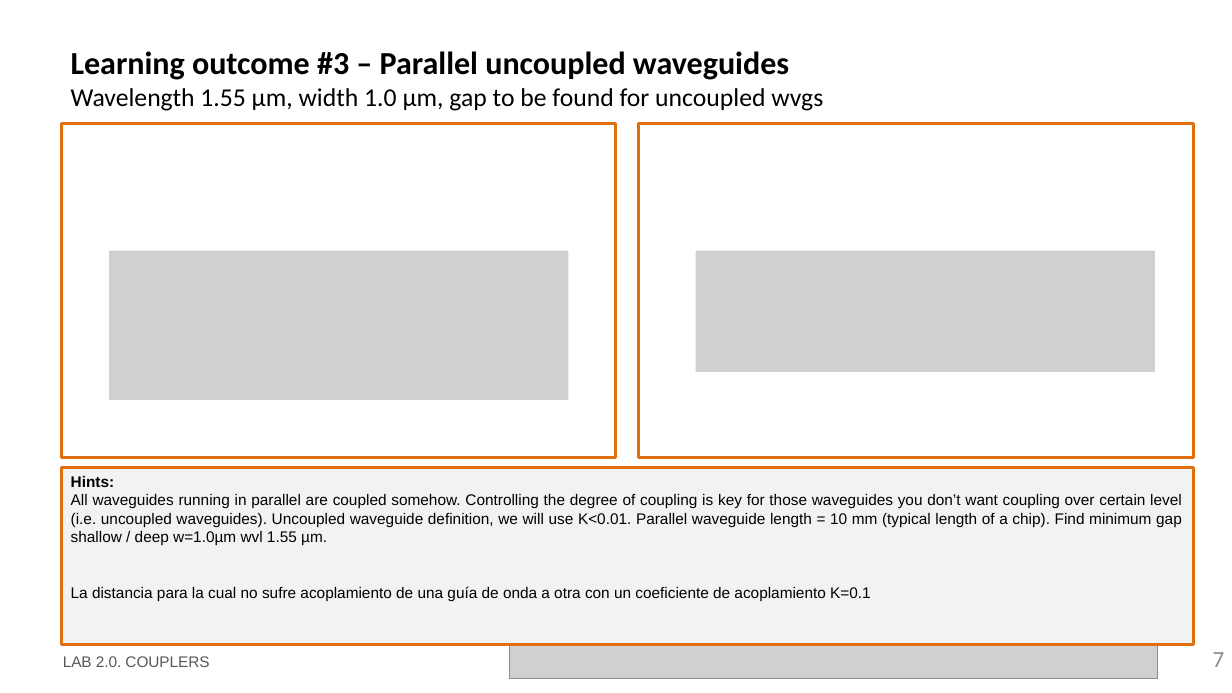
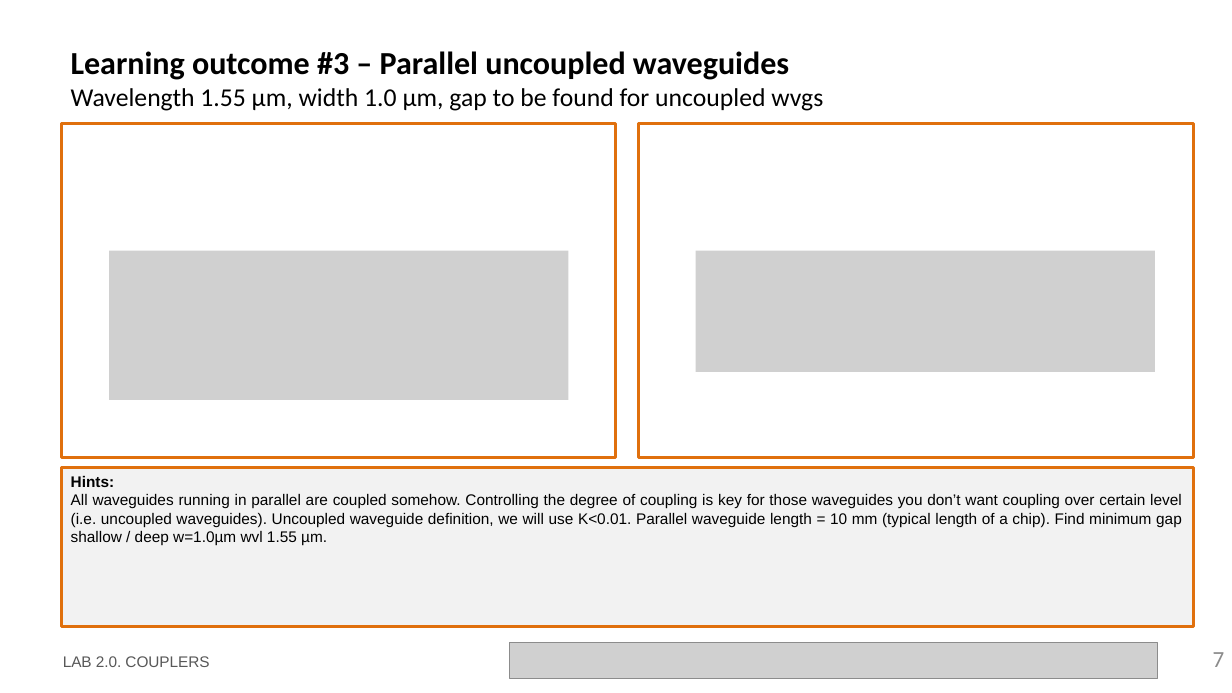
Before and after one commit to snacmuo/pic-upv-lab2, a slide deck: slide 7 of LabBook_20.pptx. Drawn at 1232x693 pixels with LibreOffice and Linux fonts; fonts in the diff are those of the drawing; grey boxes stand for pictures; background and template pictures are left out. Boxes give left, top, right and bottom in pixels: in the first picture for what was removed or moved away, otherwise in the second. Text is boxed around its words. In the diff, an @@ line names an element or a change of style, - is before the commit and + after.

```diff
--- a/LabBook_20.pptx
+++ b/LabBook_20.pptx
@@ rectangle "Hints:" resized from (x1=62, y1=468, x2=1194, y2=645) to (x1=62, y1=468, x2=1194, y2=627) @@
@@ text in rectangle at (x1=71, y1=586, x2=871, y2=601): paragraph removed @@
-La distancia para la cual no sufre acoplamiento de una guía de onda a otra con un coeficiente de acoplamiento K=0.1
```
Also in this commit, not shown: 4 other slides changed, 5 slides added, 1 other file.
